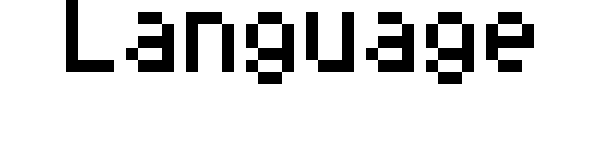
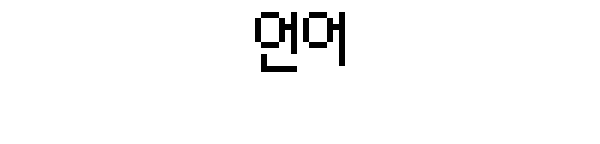
Revision of a layered 600px x 144px image; what changed, layer by layer:
showed "Korean", painted on it over [216, 12, 384, 72]
hid "English", painted on it over [66, 0, 534, 84]
